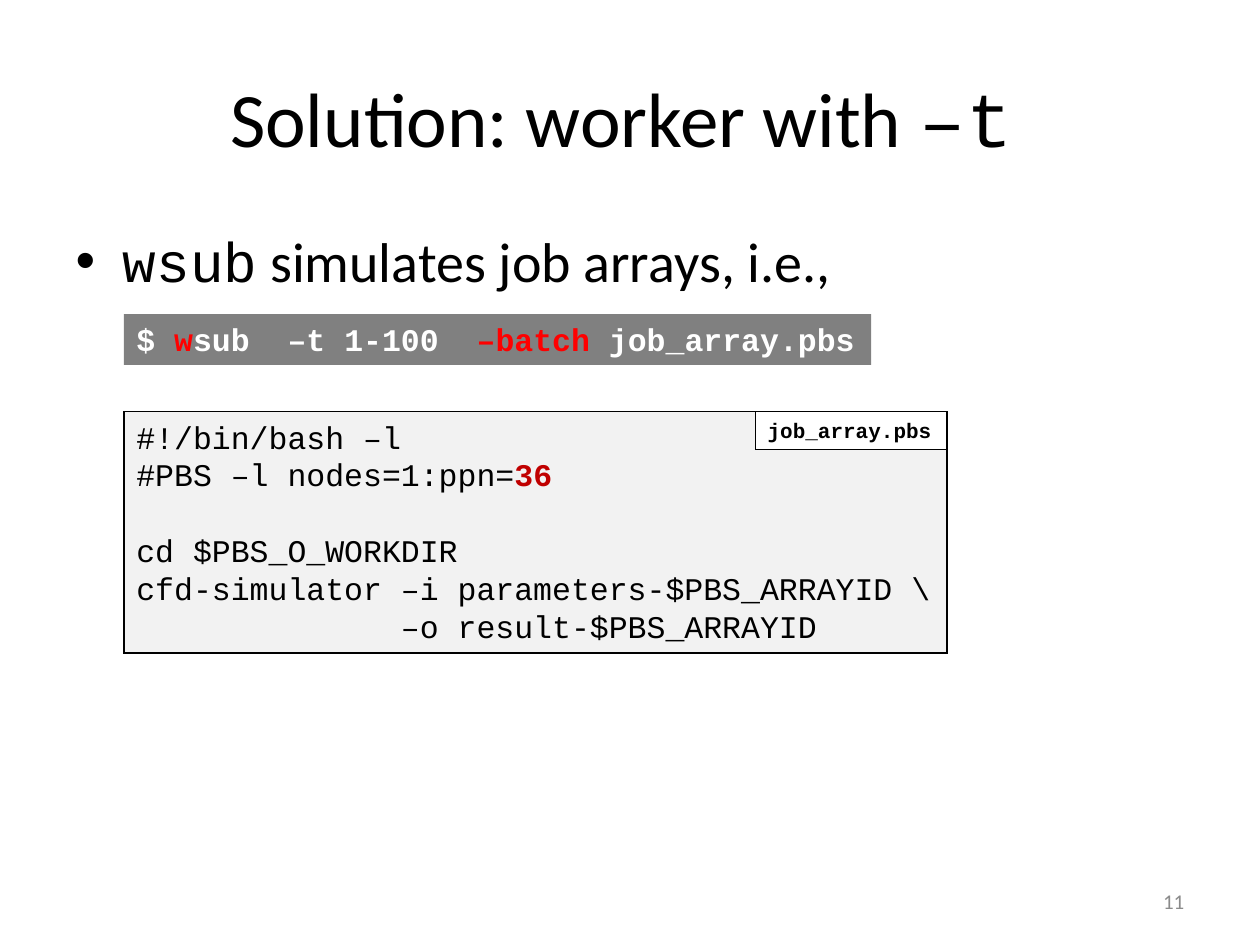
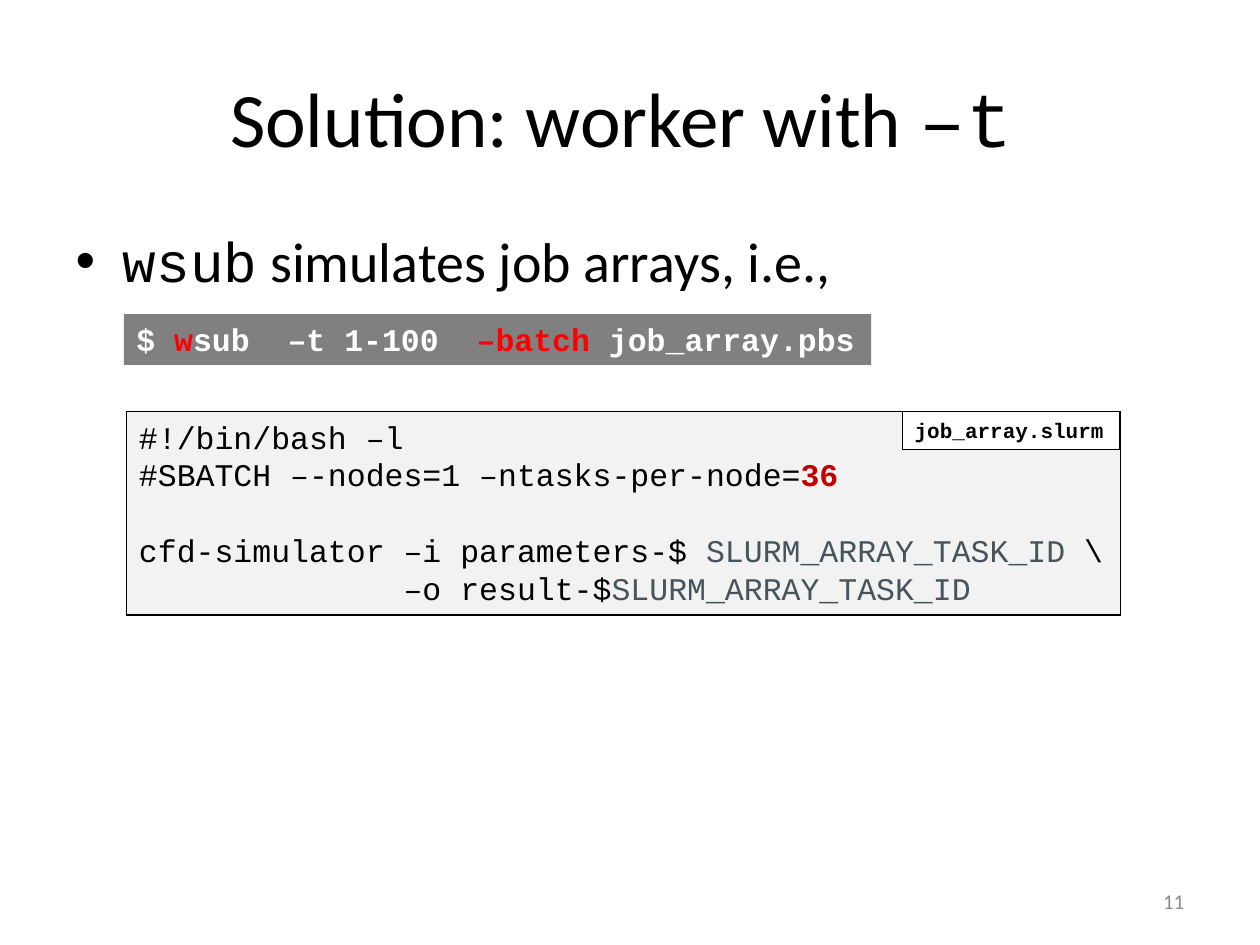
Before and after one commit to gjbex/worker-and-atools, a slide deck: slide 11 of worker_atools.pptx. Drawn at 1260x945 pixels with LibreOffice and Linux fonts; fonts in the diff are those of the drawing. Boxes give left, top, right and bottom in pixels: in the first picture for what was removed or moved away, otherwise in the second. Text is boxed around its words. In the diff, an @@ line names an element or a change of style, - is before the commit and + after.

Commit message:
Adapt worker slides for slurm

```diff
--- a/worker_atools.pptx
+++ b/worker_atools.pptx
@@ rectangle "#!/bin/bash –l": place and size @@
-rectangle "#!/bin/bash –l" at bbox=[123, 412, 946, 654]
+rectangle "#!/bin/bash –l" at bbox=[126, 412, 1120, 616]
@@ rectangle "job_array.slurm": place and size @@
-rectangle "job_array.slurm" at bbox=[755, 412, 946, 450]
+rectangle "job_array.slurm" at bbox=[902, 412, 1120, 450]
@@ text in rectangle at bbox=[915, 423, 1104, 443]: text changed @@
-job_array.pbs
+job_array.slurm
@@ text in rectangle at bbox=[139, 464, 1065, 604]: text changed @@
-#PBS –l nodes=1:ppn=36
-cd $PBS_O_WORKDIR
-cfd-simulator –i parameters-$PBS_ARRAYID \
-–o result-$PBS_ARRAYID
+#SBATCH –-nodes=1 –ntasks-per-node=36
+cfd-simulator –i parameters-$ SLURM_ARRAY_TASK_ID \
+–o result-$SLURM_ARRAY_TASK_ID
```
Also in this commit, not shown: 13 other slides changed, 2 slides removed.
